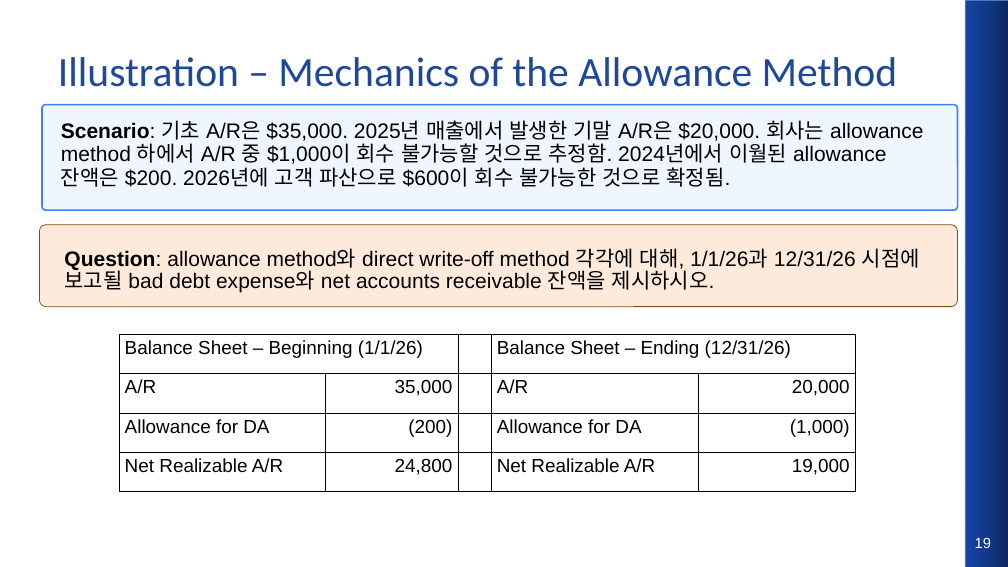
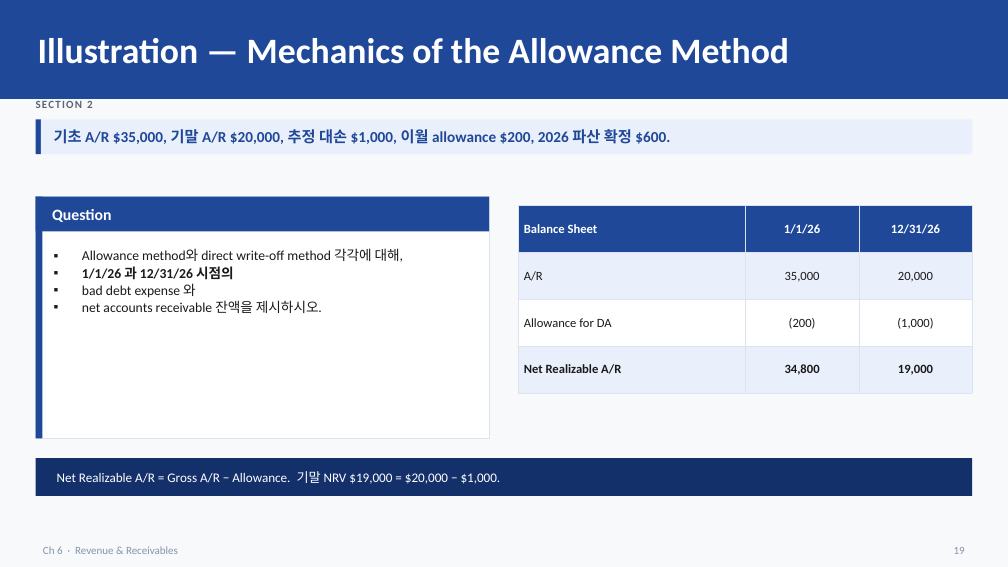
Before and after one commit to keejae/financial-accounting, a slide deck: slide 19 of files/week2/korean/Wk2_L7_slides.pptx. Drawn at 1008x567 pixels with LibreOffice and Linux fonts; fonts in the diff are those of the drawing. Boxes give left, top, right and bottom in pixels: in the first picture for what was removed or moved away, otherwise in the second. Text is boxed around its words. In the diff, an @@ line names an element or a change of style, - is before the commit and + after.

```diff
--- a/files/week2/korean/Wk2_L7_slides.pptx
+++ b/files/week2/korean/Wk2_L7_slides.pptx
@@ background #FFFFFF to #F8F9FB @@
@@ rectangle added at (0,0,1008,99), fill #1F4899 @@
@@ rectangle removed at (966,0,1008,567) @@
@@ text at (38,38,789,64): text changed; size 39.6 to 34 pt; text colour #1F4899 to #FFFFFF; bold on @@
-Illustration – Mechanics of the Allowance Method
+Illustration — Mechanics of the Allowance Method
@@ rectangle added at (36,119,41,154), fill #1F4899 @@
@@ rectangle added at (41,119,972,154), fill #EAF0FB @@
@@ rounded rectangle removed at (42,104,958,210) @@
@@ text "기초 A/R $35,000, 기말 A/R ..." at (54,129,670,144): vertical alignment top to middle @@
@@ text added at (87,101,93,108), 10.5 pt, text #5A6474, bold @@
+SECTION 2
@@ text at (54,129,670,144): text changed; size 20 to 14.5 pt; font Arial to Calibri; text colour #000000 to #1F4899; bold on @@
-Scenario: 기초 A/R은 $35,000. 2025년 매출에서 발생한 기말 A/R은 $20,000. 회사는 allowance method 하에서 A/R 중 $1,000이 회수 불가능할 것으로 추정함. 2024년에서 이월된 allowance 잔액은 $200. 2026년에 고객 파산으로 $600이 회수 불가능한 것으로 확정됨.
+기초 A/R $35,000, 기말 A/R $20,000, 추정 대손 $1,000, 이월 allowance $200, 2026 파산 확정 $600.
@@ rectangle added at (36,197,489,439), fill #FFFFFF, outline #DCE3EE 1 pt @@
@@ rectangle added at (36,197,42,439), fill #1F4899 @@
@@ rectangle added at (36,197,489,231), fill #1F4899 @@
@@ text added at (52,209,111,222), 15 pt, text #FFFFFF, bold @@
+Question
@@ table at (519,206,972,379) @@
-column 1: Balance Sheet – Beginning (1/1/26) | A/R | Allowance for DA | Net Realizable A/R
-column 2:  | 35,000 | (200) | 24,800
-column 3:  |  |  | 
-column 4: Balance Sheet – Ending (12/31/26) | A/R | Allowance for DA | Net Realizable A/R
-column 5:  | 20,000 | (1,000) | 19,000
+column 1: Balance Sheet | A/R | Allowance for DA | Net Realizable A/R
+column 2: 1/1/26 | 35,000 | (200) | 34,800
+column 3: 12/31/26 | 20,000 | (1,000) | 19,000
@@ table: place and size @@
-table at (119,334,856,492)
+table at (519,206,972,379)
@@ rounded rectangle removed at (39,225,957,306) @@
@@ text at (82,248,403,313): text changed; size 20 to 13 pt; font Arial to Calibri; text colour #000000 to #1A1A1A @@
-Question: allowance method와 direct write-off method 각각에 대해, 1/1/26과 12/31/26 시점에 보고될 bad debt expense와 net accounts receivable 잔액을 제시하시오.
+▪ Allowance method와 direct write-off method 각각에 대해,
+▪ 1/1/26 과 12/31/26 시점의
+▪ bad debt expense 와
+▪ net accounts receivable 잔액을 제시하시오.
@@ rectangle added at (36,458,972,496), fill #14306B @@
@@ text added at (57,471,501,484), 12.5 pt, text #FFFFFF @@
+Net Realizable A/R = Gross A/R − Allowance. 기말 NRV $19,000 = $20,000 − $1,000.
@@ text added at (43,546,178,554), 10.5 pt, text #8494AC @@
+Ch 6 · Revenue & Receivables
@@ text "19": place and size @@
-text "19" at (975,537,991,548)
+text "19" at (954,547,965,554)
@@ text "19" at (954,547,965,554): size 14 to 10.5 pt, font Arial to Calibri, text colour #FFFFFF to #8494AC; alignment centre to right; vertical alignment top to middle @@
```
Also in this commit, not shown: 16 other slides changed, 8 slides added, 7 slides removed, 7 other files.
